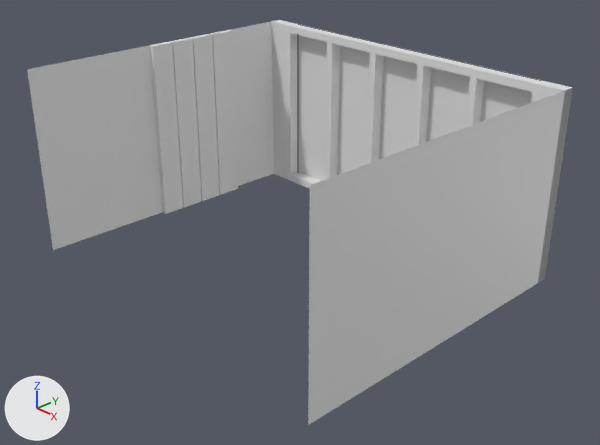
A saved change to the Blender file .Blend/T1.blend.
Rendered twice from a camera (50 mm lens) standing at (8.52, -7.82, 4.76) and looking at (0.35, -0.14, -0.61). Arrows for +X, +Y and +Z are at lower left; the lights stay in place. Mesh edges are drawn as thin lines on the coarser meshes.

The first picture shows 'Wall', 'WindowFrame', 'WindowGass'.
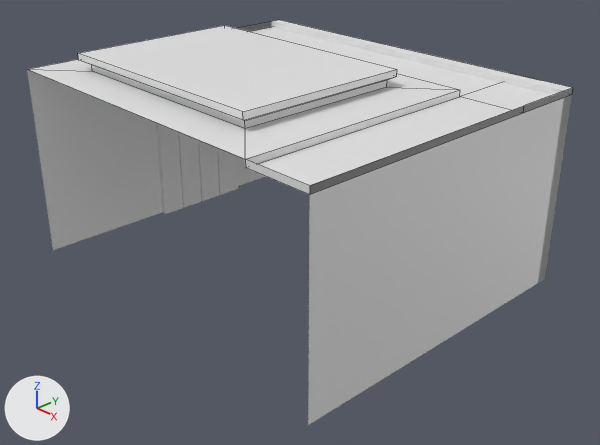
Where the change shows, as pixel boxes (x1, y1, x2, y2) in the pictures (600 x 445 px):
'Root', shown
    after: (28, 21, 571, 195)
'WindowGass', unchanged, covered by the edit
    before: (298, 35, 532, 181)
'WindowFrame', unchanged, covered by the edit
    before: (290, 24, 540, 189)
    after: (290, 24, 540, 90)

Diff of the bpy script that builds the scene:
```diff
--- a/.Blend/T1.blend.py
+++ b/.Blend/T1.blend.py
@@ me_cube_001 @@
 # used by ob_root; location = (0.0, 0.0, 0.0); scale = (3.0, 2.5, 1.5)
-me_cube_001.from_pydata(...)  # 4 vertices, 1 face; spans x -1.0..1.0, y -1.0..1.0, z 1.0
+me_cube_001.from_pydata(...)  # 36 vertices, 30 faces; spans x -1.0..1.0, y -1.0..1.0, z 0.93..1.17
+# me_cube_001 part 1
+# 1 face is deleted
+# 17 vertices are added at x -1.0..1.0, y -1.0..1.0, z 0.93..1.1
+# 15 new vertices lie (0.0, 0.0, 0.07) away from vertices in x -1.0..1.0, y -1.0..1.0, z 0.93..1.1
+# 30 new faces join them
 me_cube_001.materials.append(mat_material)
@@ ob_root @@
 ob_root.scale = (3.0, 2.5, 1.5)
-ob_root.hide_set(True)
```
